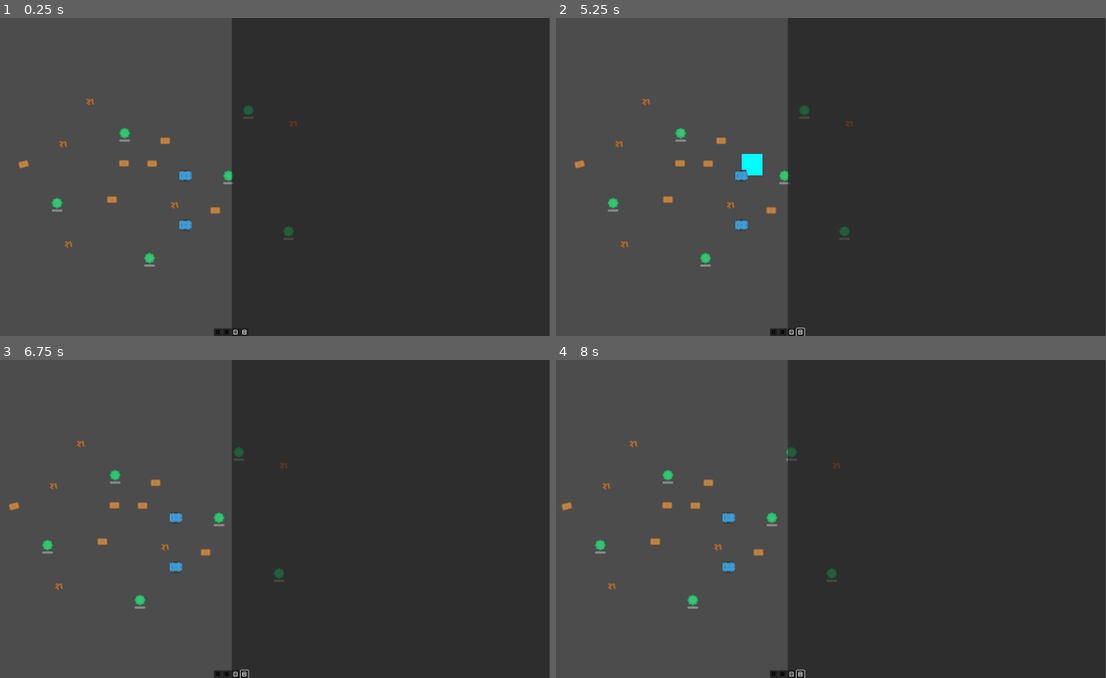
Above: before the commit, frames 1-4 (two rows, left to right).
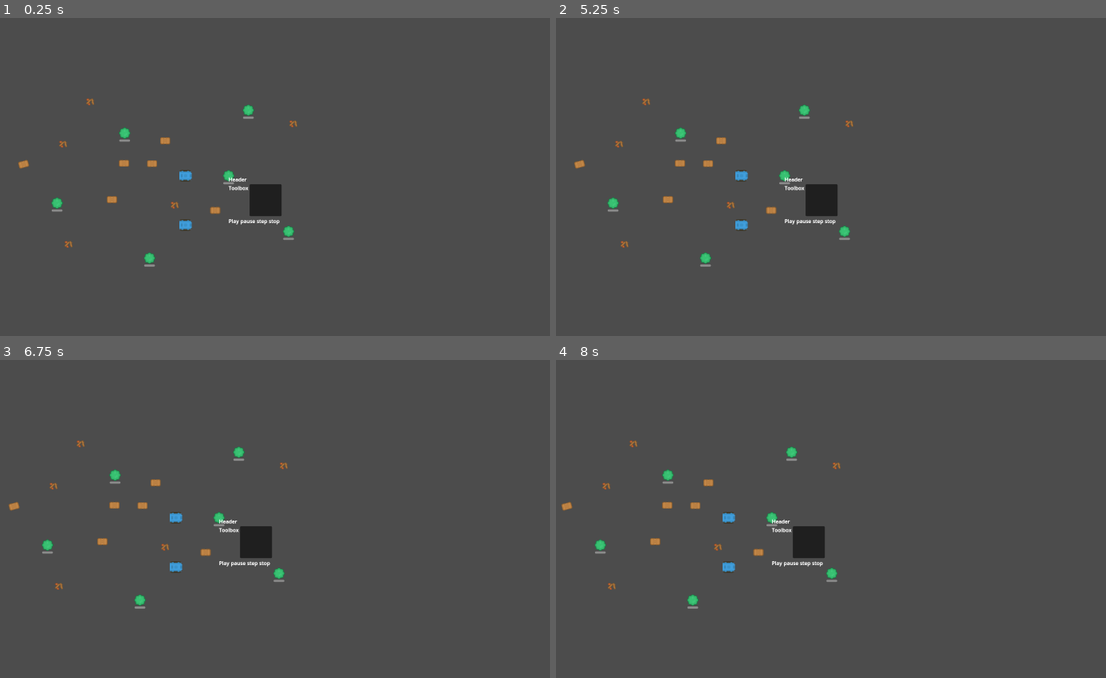
Above: after the commit, the same moments.

Repository: tefla/SpecialCirumstances
Game: Godot game, scene res://Game.tscn
The game is run twice, just before and just after one commit, with the same random seed, the same clock (stepped at 60 frames per second) and the same inputs.
Inputs (mouse positions are in pixels of both pictures, inside the frame that each line leads up to):
- Up to frame 1 (0.25 s): no input
- Up to frame 2 (5.25 s): click (776, 332) at 0.52 s; click (776, 332) at 1.27 s; click (792, 332) at 2.02 s; click (792, 332) at 2.77 s; click (781, 332) at 3.52 s; click (798, 332) at 4.27 s; tap Enter at 5 s; drag from (743, 177) to (803, 110) at 5.02 s
- Up to frame 3 (6.75 s): drag from (187, 566) to (126, 474) at 5.77 s; move the mouse to (297, 449) at 6.52 s; hold D (RightKey) from 6.53 s (still down); tap 2 (MouseModeSingle) at 6.6 s
- Up to frame 4 (8 s): release D (RightKey) at 7.25 s; tap Space at 7.25 s; drag from (754, 582) to (671, 474) at 7.27 s

The runs differ from the first frame. In frame 1, 57% of the frame differs, in the area x 38-100%, y 0-100%; in frame 2, 57%, in the area x 33-100%, y 0-100%; in frame 3, 57%; in frame 4, 57%.

Commit message:
refactor

Diff:
--- a/BaseComponents/Component.gd
+++ b/BaseComponents/Component.gd
@@ -22,8 +22,6 @@
 	## Wait for the first physics frame so the NavigationServer can sync.
 	await get_tree().physics_frame
 
-func get_ui():
-	pass
 
 func initialise(): pass
 
--- a/Game.tscn
+++ b/Game.tscn
@@ -32,8 +32,10 @@
 [node name="CanvasLayer" type="CanvasLayer" parent="Camera2D"]
 
 [node name="InfoPanel" parent="Camera2D/CanvasLayer" instance=ExtResource("1_autge")]
+visible = false
 
 [node name="Toolbar" parent="Camera2D/CanvasLayer" instance=ExtResource("2_5tslf")]
+visible = false
 anchors_preset = 7
 anchor_left = 0.5
 anchor_top = 1.0
--- a/Unit/Components/Memory/MemoryComponent.gd
+++ b/Unit/Components/Memory/MemoryComponent.gd
@@ -1,15 +1,10 @@
 extends Component
 class_name MemoryComponent
-@export var memory_ui: PackedScene = preload("MemoryUI.tscn")
-var _ui: MemoryUI
+
 func _ready() -> void:
 	#features = ComponentFeatures.UI_PROVIDER
-	_ui = memory_ui.instantiate()
+
 	_actor_wait.call_deferred()
 
 func _actor_wait():
 	await get_tree().process_frame
-
-func get_ui() -> MemoryUI:
-	_ui.entity = entity
-	return _ui
--- a/Unit/Components/Scanner/ScanFor/ScanForBlock.tscn
+++ b/Unit/Components/Scanner/ScanFor/ScanForBlock.tscn
@@ -33,7 +33,7 @@
 [node name="OptionButton" type="OptionButton" parent="HBox"]
 layout_mode = 2
 selected = 0
-item_count = 12
+item_count = 16
 popup/item_0/text = "NONE"
 popup/item_1/text = "TREE"
 popup/item_1/id = 1
@@ -50,9 +50,17 @@
 popup/item_7/text = "ROCK"
 popup/item_7/id = 3
 popup/item_8/text = "NONE"
+popup/item_8/id = 8
 popup/item_9/text = "TREE"
 popup/item_9/id = 1
 popup/item_10/text = "STICK"
 popup/item_10/id = 2
 popup/item_11/text = "ROCK"
 popup/item_11/id = 3
+popup/item_12/text = "NONE"
+popup/item_13/text = "TREE"
+popup/item_13/id = 1
+popup/item_14/text = "STICK"
+popup/item_14/id = 2
+popup/item_15/text = "ROCK"
+popup/item_15/id = 3
--- a/Unit/UI/info_panel.gd
+++ b/Unit/UI/info_panel.gd
@@ -19,9 +19,15 @@
 		var unit = units[0]
 		if unit is not Unit:
 			return
-		var panels = unit.get_panels()
-		for panel in panels:
-			%List.add_child(panel)
+		if unit.panel:
+			var p: Control = unit.panel
+
+
+			unit.panel.visible=true
+		#var panels = unit.panel
+		#for panel in panels:
+
+		%List.add_child(unit.panel)
 		#var memComp = unit.get_component(MemoryComponent)
 		#
 		#unit.populate_task_palette()
--- a/Unit/Unit.gd
+++ b/Unit/Unit.gd
@@ -4,6 +4,8 @@
 var selected: bool = false
 const SPEED = 300.0
 @onready var destination: Vector2 = position
+@export var panel: Control
+
 #var bounce: Vector2 = Vector2.ZERO
 #
 #var is_inside = false
@@ -27,14 +29,3 @@
 		modulate = Color.RED
 	else:
 		modulate = Color.WHITE
-
-func get_panels():
-	var panels = []
-	for comp in components:
-		if comp.features & Component.ComponentFeatures.UI_PROVIDER:
-			print("Generate UI for: %s" % [comp.get_class()])
-			panels.append(comp.get_ui())
-
-	for comp in components:
-		comp.initialise()
-	return panels
--- a/Unit/Unit.tscn
+++ b/Unit/Unit.tscn
@@ -50,12 +50,13 @@
 script = ExtResource("9_16r8y")
 children = Array[ExtResource("4_b1cmp")]([])
 
-[node name="Unit" type="CharacterBody2D" node_paths=PackedStringArray("components") groups=["selectable"]]
+[node name="Unit" type="CharacterBody2D" node_paths=PackedStringArray("panel", "components") groups=["selectable"]]
 editor_description = "Da Player!"
 collision_layer = 2
 input_pickable = true
 motion_mode = 1
 script = ExtResource("1_x564y")
+panel = NodePath("Components/HUD/Container")
 components = [NodePath("Components/MemoryComponent")]
 
 [node name="Polygon2D" type="Polygon2D" parent="."]
@@ -90,5 +91,55 @@
 
 [node name="NavigationAgent2D" type="NavigationAgent2D" parent="Components/MotorComponent"]
 
+[node name="HUD" type="Node" parent="Components"]
+
+[node name="Container" type="VBoxContainer" parent="Components/HUD"]
+anchors_preset = 15
+anchor_right = 1.0
+anchor_bottom = 1.0
+grow_horizontal = 2
+grow_vertical = 2
+
+[node name="HBoxContainer" type="HBoxContainer" parent="Components/HUD/Container"]
+layout_mode = 2
+
+[node name="Label" type="Label" parent="Components/HUD/Container/HBoxContainer"]
+layout_mode = 2
+text = "Header
+"
+
+[node name="HBoxContainer2" type="HBoxContainer" parent="Components/HUD/Container"]
+layout_mode = 2
+
+[node name="VBoxContainer" type="VBoxContainer" parent="Components/HUD/Container/HBoxContainer2"]
+layout_mode = 2
+
+[node name="Label" type="Label" parent="Components/HUD/Container/HBoxContainer2/VBoxContainer"]
+layout_mode = 2
+text = "Toolbox"
+
+[node name="Label2" type="PanelContainer" parent="Components/HUD/Container/HBoxContainer2"]
+custom_minimum_size = Vector2(100, 100)
+layout_mode = 2
+
+[node name="HBoxContainer3" type="HBoxContainer" parent="Components/HUD/Container"]
+layout_mode = 2
+
+[node name="Label" type="Label" parent="Components/HUD/Container/HBoxContainer3"]
+layout_mode = 2
+text = "Play"
+
+[node name="Label2" type="Label" parent="Components/HUD/Container/HBoxContainer3"]
+layout_mode = 2
+text = "pause"
+
+[node name="Label3" type="Label" parent="Components/HUD/Container/HBoxContainer3"]
+layout_mode = 2
+text = "step"
+
+[node name="Label4" type="Label" parent="Components/HUD/Container/HBoxContainer3"]
+layout_mode = 2
+text = "stop"
+
 [connection signal="mouse_entered" from="." to="." method="_on_mouse_entered"]
 [connection signal="mouse_exited" from="." to="." method="_on_mouse_exited"]
Not shown: 1 places in Tasks/Blocks/BlockStatement.tscn that only renumber resources
Not shown: 1 places in Unit/Components/CPU/Repeat/RepeatBlock.tscn that only renumber resources
